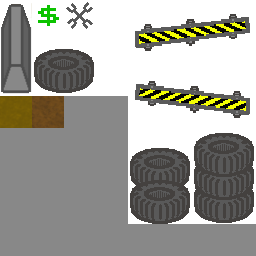
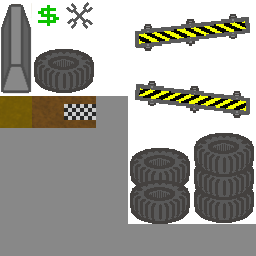
The second 256 x 256 image is a revision of the first. Changes to its layers:
painted on "Pasted Layer #3" over (64, 96, 96, 120)
painted on "dungeon_terrain_sheet.png" over (64, 96, 96, 128)
